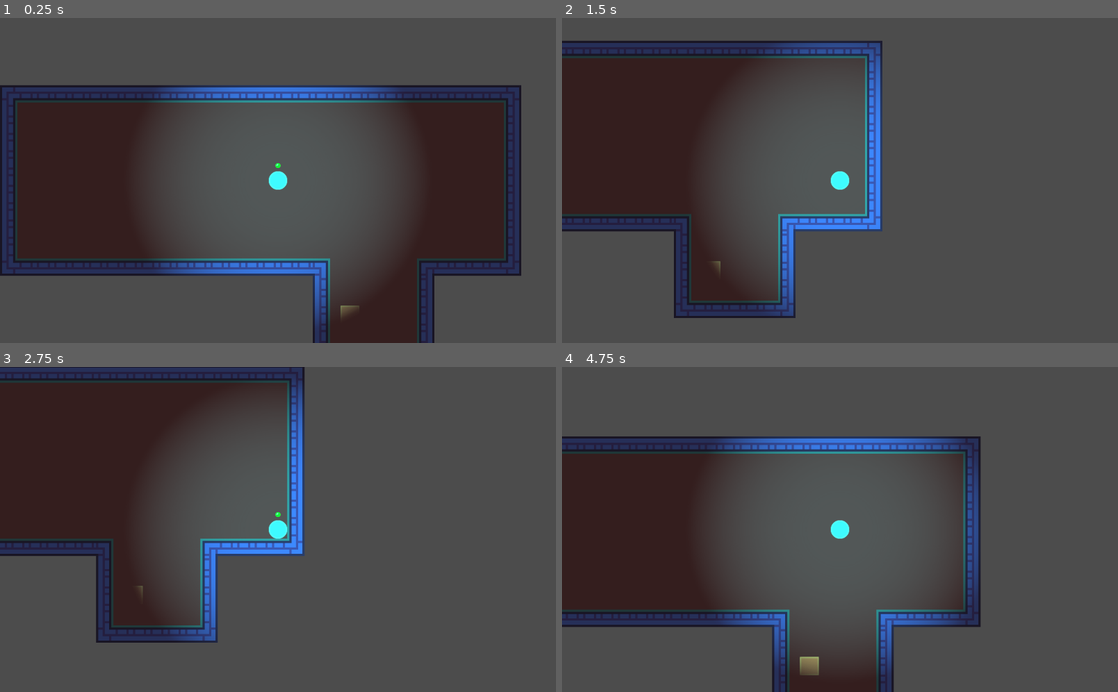
Above: before the commit, frames 1-4 (two rows, left to right).
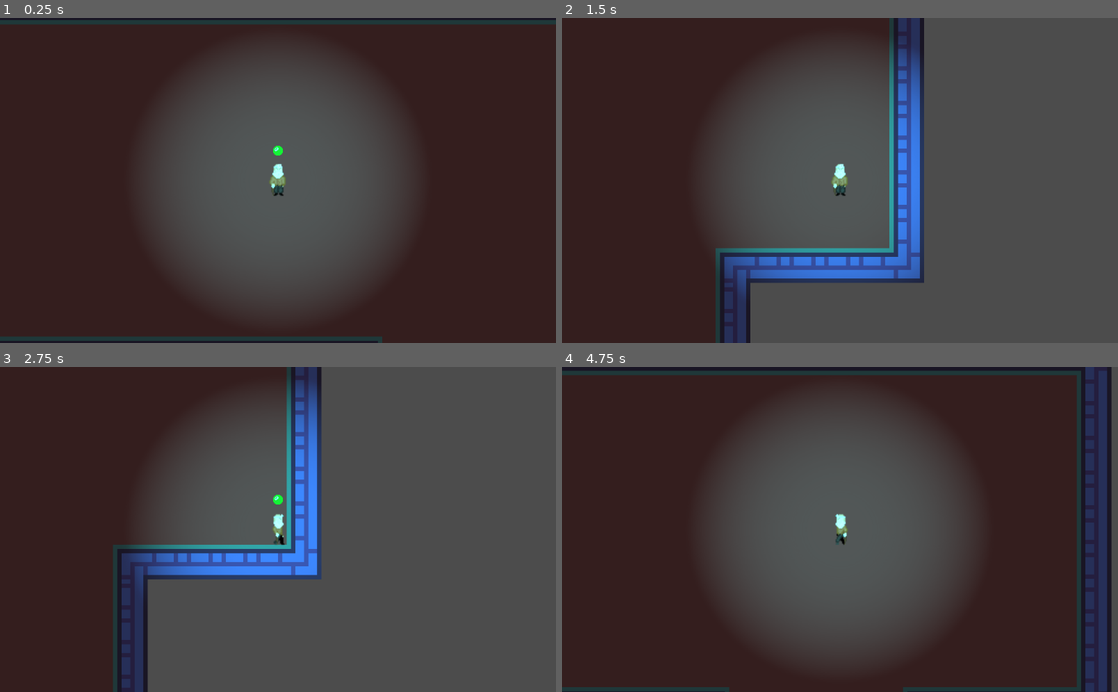
Above: after the commit, the same moments.

Repository: jamesw98/exploration_a
Game: Godot game, scene res://src/Main.tscn
Two runs of this game, one before a commit and one after it. Both use one fixed random seed, a clock stepped at 60 frames per second and the inputs below. The project has no main scene, so this scene is started directly.
Inputs:
- Up to frame 1 (0.25 s): no input
- Up to frame 2 (1.5 s): tap Enter at 0.5 s; hold D (move_right) 0.53-1.28 s; tap Shift (dash) at 0.6, 1.35 s; hold S (move_down) from 1.28 s (still down)
- Up to frame 3 (2.75 s): release S (move_down) at 2.03 s; hold D (move_right) from 2.03 s (still down); tap Shift (dash) at 2.1 s
- Up to frame 4 (4.75 s): release D (move_right) at 2.78 s; hold W (move_up) 2.78-3.53 s; tap Shift (dash) at 2.85, 3.6, 4.35 s; hold A (move_left) from 3.53 s (still down)

The runs differ from the first frame. In frame 1, 50% of the frame differs, in the area x 0-100%, y 0-100%; in frame 2, 30%; in frame 3, 23%; in frame 4, 58%, in the area x 0-99%, y 0-100%.

Commit message:
player animations

Diff:
--- a/src/Main.tscn
+++ b/src/Main.tscn
@@ -109,6 +109,7 @@
 
 [node name="Camera2D" type="Camera2D" parent="Player"]
 current = true
+zoom = Vector2( 0.5, 0.5 )
 
 [node name="enemy" type="Sprite" parent="."]
 light_mask = 3
--- a/src/Player.tscn
+++ b/src/Player.tscn
@@ -1,17 +1,252 @@
-[gd_scene load_steps=6 format=2]
+[gd_scene load_steps=44 format=2]
 
 [ext_resource path="res://assets/player.png" type="Texture" id=1]
 [ext_resource path="res://assets/LightSprite.png" type="Texture" id=2]
 [ext_resource path="res://src/scripts/Player.gd" type="Script" id=3]
 [ext_resource path="res://assets/dash.png" type="Texture" id=4]
-
-[sub_resource type="CircleShape2D" id=1]
-radius = 17.1106
+[ext_resource path="res://assets/player/stage_one.png" type="Texture" id=5]
+
+[sub_resource type="AtlasTexture" id=39]
+flags = 4
+atlas = ExtResource( 5 )
+region = Rect2( 0, 32, 32, 32 )
+
+[sub_resource type="AtlasTexture" id=40]
+flags = 4
+atlas = ExtResource( 5 )
+region = Rect2( 32, 32, 32, 32 )
+
+[sub_resource type="AtlasTexture" id=41]
+flags = 4
+atlas = ExtResource( 5 )
+region = Rect2( 64, 32, 32, 32 )
+
+[sub_resource type="AtlasTexture" id=42]
+flags = 4
+atlas = ExtResource( 5 )
+region = Rect2( 96, 32, 32, 32 )
+
+[sub_resource type="AtlasTexture" id=43]
+flags = 4
+atlas = ExtResource( 5 )
+region = Rect2( 0, 256, 32, 32 )
+
+[sub_resource type="AtlasTexture" id=44]
+flags = 4
+atlas = ExtResource( 5 )
+region = Rect2( 32, 256, 32, 32 )
+
+[sub_resource type="AtlasTexture" id=45]
+flags = 4
+atlas = ExtResource( 5 )
+region = Rect2( 64, 256, 32, 32 )
+
+[sub_resource type="AtlasTexture" id=46]
+flags = 4
+atlas = ExtResource( 5 )
+region = Rect2( 96, 256, 32, 32 )
+
+[sub_resource type="AtlasTexture" id=72]
+flags = 4
+atlas = ExtResource( 5 )
+region = Rect2( 0, 192, 32, 32 )
+
+[sub_resource type="AtlasTexture" id=73]
+flags = 4
+atlas = ExtResource( 5 )
+region = Rect2( 32, 192, 32, 32 )
+
+[sub_resource type="AtlasTexture" id=74]
+flags = 4
+atlas = ExtResource( 5 )
+region = Rect2( 64, 192, 32, 32 )
+
+[sub_resource type="AtlasTexture" id=75]
+flags = 4
+atlas = ExtResource( 5 )
+region = Rect2( 96, 192, 32, 32 )
+
+[sub_resource type="AtlasTexture" id=47]
+flags = 4
+atlas = ExtResource( 5 )
+region = Rect2( 0, 0, 32, 32 )
+
+[sub_resource type="AtlasTexture" id=48]
+flags = 4
+atlas = ExtResource( 5 )
+region = Rect2( 32, 0, 32, 32 )
+
+[sub_resource type="AtlasTexture" id=49]
+flags = 4
+atlas = ExtResource( 5 )
+region = Rect2( 64, 0, 32, 32 )
+
+[sub_resource type="AtlasTexture" id=50]
+flags = 4
+atlas = ExtResource( 5 )
+region = Rect2( 96, 0, 32, 32 )
+
+[sub_resource type="AtlasTexture" id=51]
+flags = 4
+atlas = ExtResource( 5 )
+region = Rect2( 0, 160, 32, 32 )
+
+[sub_resource type="AtlasTexture" id=52]
+flags = 4
+atlas = ExtResource( 5 )
+region = Rect2( 32, 160, 32, 32 )
+
+[sub_resource type="AtlasTexture" id=53]
+flags = 4
+atlas = ExtResource( 5 )
+region = Rect2( 64, 160, 32, 32 )
+
+[sub_resource type="AtlasTexture" id=54]
+flags = 4
+atlas = ExtResource( 5 )
+region = Rect2( 96, 160, 32, 32 )
+
+[sub_resource type="AtlasTexture" id=55]
+flags = 4
+atlas = ExtResource( 5 )
+region = Rect2( 0, 96, 32, 32 )
+
+[sub_resource type="AtlasTexture" id=56]
+flags = 4
+atlas = ExtResource( 5 )
+region = Rect2( 32, 96, 32, 32 )
+
+[sub_resource type="AtlasTexture" id=57]
+flags = 4
+atlas = ExtResource( 5 )
+region = Rect2( 64, 96, 32, 32 )
+
+[sub_resource type="AtlasTexture" id=58]
+flags = 4
+atlas = ExtResource( 5 )
+region = Rect2( 96, 96, 32, 32 )
+
+[sub_resource type="AtlasTexture" id=59]
+flags = 4
+atlas = ExtResource( 5 )
+region = Rect2( 0, 224, 32, 32 )
+
+[sub_resource type="AtlasTexture" id=60]
+flags = 4
+atlas = ExtResource( 5 )
+region = Rect2( 32, 224, 32, 32 )
+
+[sub_resource type="AtlasTexture" id=61]
+flags = 4
+atlas = ExtResource( 5 )
+region = Rect2( 64, 224, 32, 32 )
+
+[sub_resource type="AtlasTexture" id=62]
+flags = 4
+atlas = ExtResource( 5 )
+region = Rect2( 96, 224, 32, 32 )
+
+[sub_resource type="AtlasTexture" id=63]
+flags = 4
+atlas = ExtResource( 5 )
+region = Rect2( 0, 64, 32, 32 )
+
+[sub_resource type="AtlasTexture" id=64]
+flags = 4
+atlas = ExtResource( 5 )
+region = Rect2( 32, 64, 32, 32 )
+
+[sub_resource type="AtlasTexture" id=65]
+flags = 4
+atlas = ExtResource( 5 )
+region = Rect2( 64, 64, 32, 32 )
+
+[sub_resource type="AtlasTexture" id=66]
+flags = 4
+atlas = ExtResource( 5 )
+region = Rect2( 96, 64, 32, 32 )
+
+[sub_resource type="AtlasTexture" id=67]
+flags = 4
+atlas = ExtResource( 5 )
+region = Rect2( 0, 128, 32, 32 )
+
+[sub_resource type="AtlasTexture" id=68]
+flags = 4
+atlas = ExtResource( 5 )
+region = Rect2( 32, 128, 32, 32 )
+
+[sub_resource type="AtlasTexture" id=69]
+flags = 4
+atlas = ExtResource( 5 )
+region = Rect2( 64, 128, 32, 32 )
+
+[sub_resource type="AtlasTexture" id=70]
+flags = 4
+atlas = ExtResource( 5 )
+region = Rect2( 96, 128, 32, 32 )
+
+[sub_resource type="SpriteFrames" id=38]
+animations = [ {
+"frames": [ SubResource( 39 ), SubResource( 40 ), SubResource( 41 ), SubResource( 42 ) ],
+"loop": true,
+"name": "walk_diag_down_right",
+"speed": 5.0
+}, {
+"frames": [ SubResource( 43 ), SubResource( 44 ), SubResource( 45 ), SubResource( 46 ) ],
+"loop": true,
+"name": "die",
+"speed": 5.0
+}, {
+"frames": [ SubResource( 72 ), SubResource( 73 ), SubResource( 74 ), SubResource( 75 ) ],
+"loop": true,
+"name": "walk_left",
+"speed": 5.0
+}, {
+"frames": [ SubResource( 47 ), SubResource( 48 ), SubResource( 49 ), SubResource( 50 ) ],
+"loop": true,
+"name": "walk_down",
+"speed": 5.0
+}, {
+"frames": [ SubResource( 51 ), SubResource( 52 ), SubResource( 53 ), SubResource( 54 ) ],
+"loop": true,
+"name": "walk_diag_up_left",
+"speed": 5.0
+}, {
+"frames": [ SubResource( 55 ), SubResource( 56 ), SubResource( 57 ), SubResource( 58 ) ],
+"loop": true,
+"name": "walk_diag_up_right",
+"speed": 5.0
+}, {
+"frames": [ SubResource( 59 ), SubResource( 60 ), SubResource( 61 ), SubResource( 62 ) ],
+"loop": true,
+"name": "walk_diag_down_left",
+"speed": 5.0
+}, {
+"frames": [ SubResource( 63 ), SubResource( 64 ), SubResource( 65 ), SubResource( 66 ) ],
+"loop": true,
+"name": "walk_right",
+"speed": 5.0
+}, {
+"frames": [ SubResource( 67 ), SubResource( 68 ), SubResource( 69 ), SubResource( 70 ) ],
+"loop": true,
+"name": "walk_up",
+"speed": 5.0
+} ]
+
+[sub_resource type="CapsuleShape2D" id=71]
+radius = 8.0
+height = 12.0
 
 [node name="Player" type="KinematicBody2D"]
 script = ExtResource( 3 )
 
+[node name="player_anim" type="AnimatedSprite" parent="."]
+frames = SubResource( 38 )
+animation = "walk_left"
+
 [node name="player" type="Sprite" parent="."]
+visible = false
 texture = ExtResource( 1 )
 
 [node name="dash" type="Sprite" parent="."]
@@ -20,15 +255,17 @@
 texture = ExtResource( 4 )
 
 [node name="CollisionShape2D" type="CollisionShape2D" parent="."]
-shape = SubResource( 1 )
+shape = SubResource( 71 )
 
 [node name="Light2DAdd" type="Light2D" parent="."]
 texture = ExtResource( 2 )
+texture_scale = 0.5
 color = Color( 0.298039, 1, 1, 1 )
 shadow_enabled = true
 
 [node name="Light2DMask" type="Light2D" parent="."]
 texture = ExtResource( 2 )
+texture_scale = 0.5
 mode = 3
 range_item_cull_mask = 2
 shadow_enabled = true
--- a/src/scripts/Player.gd
+++ b/src/scripts/Player.gd
@@ -11,8 +11,13 @@
 var cooling_down := false
 var speed := base_speed
 
+onready var sprite := get_node("player_anim")
+var last_dir := "walk_right"
+
 func _physics_process(delta) -> void:
 	var direction := calculate_move_direction()
+
+	animate(direction)
 
 	if Input.is_action_just_pressed("dash") and not dashing:
 		toggle_dot()
@@ -37,6 +42,29 @@
 
 	move_and_slide(direction * speed)
 
+# ugly, ugly code
+func animate(direction: Vector2):
+	if direction.x > 0 and direction.y == 0:
+		sprite.play("walk_right")
+	elif direction.x < 0 and direction.y == 0:
+		sprite.play("walk_left")
+	elif direction.x == 0 and direction.y > 0:
+		sprite.play("walk_down")
+	elif direction.x == 0 and direction.y < 0:
+		sprite.play("walk_up")
+	elif direction.x > 0 and direction.y > 0:
+		sprite.play("walk_diag_down_right")
+	elif direction.x < 0 and direction.y < 0:
+		sprite.play("walk_diag_up_left")
+	elif direction.x > 0 and direction.y < 0:
+		sprite.play("walk_diag_up_right")
+	elif direction.x < 0 and direction.y > 0:
+		sprite.play("walk_diag_down_left")
+	else:
+		sprite.play("walk_down")
+		sprite.stop()
+
+
 func toggle_dot():
 	get_node("dash").visible = not get_node("dash").visible
 
Binary file added: assets/player/stage_one.png
Not shown, added: assets/player/stage_one.png.import
